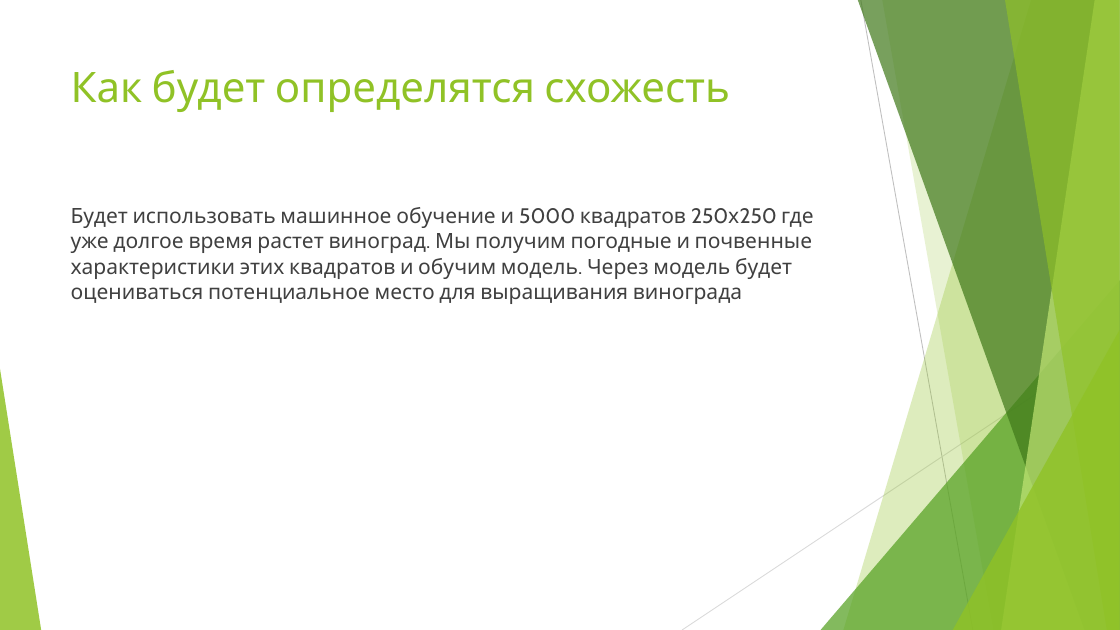
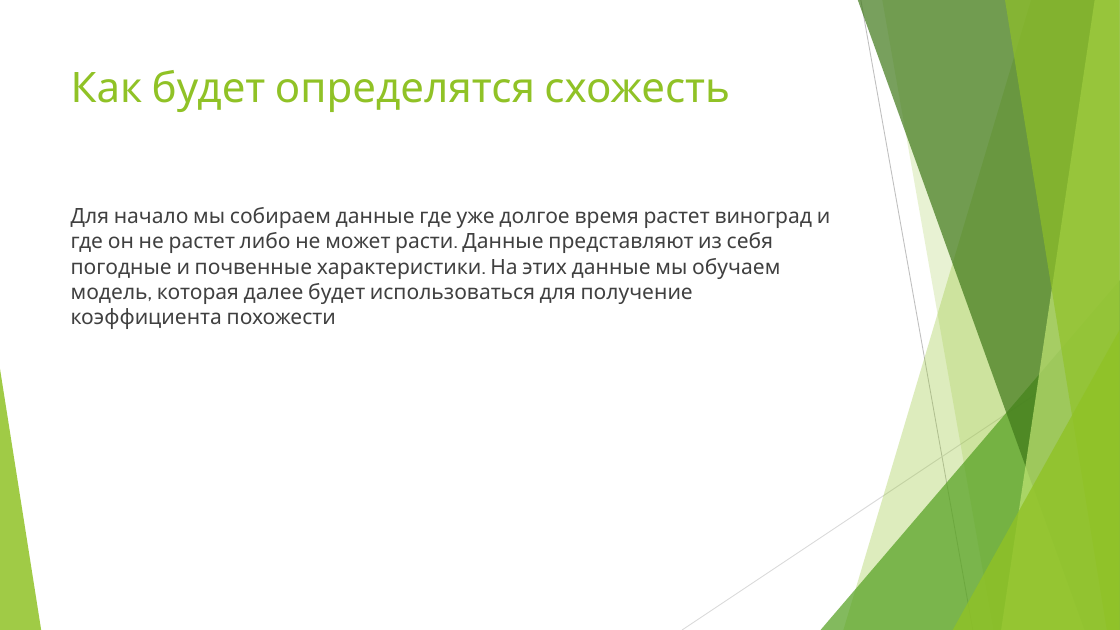
Before and after one commit to rzrka/vineyard, a slide deck: slide 5 of source/диплом.pptx (slide 6 before the commit). Drawn at 1120x630 pixels with LibreOffice and Linux fonts; fonts in the diff are those of the drawing. Boxes give left, top, right and bottom in pixels: in the first picture for what was removed or moved away, otherwise in the second. Text is boxed around its words. In the diff, an @@ line names an element or a change of style, - is before the commit and + after.

Commit message:
дописал ml, рефакторинг кода, добавил фичи после обучение ml

```diff
--- a/source/диплом.pptx
+++ b/source/диплом.pptx
@@ text at [71,207,831,329]: text changed @@
-Будет использовать машинное обучение и 5000 квадратов 250х250 где уже долгое время растет виноград. Мы получим погодные и почвенные характеристики этих квадратов и обучим модель. Через модель будет оцениваться потенциальное место для выращивания винограда
+Для начало мы собираем данные где уже долгое время растет виноград и где он не растет либо не может расти. Данные представляют из себя погодные и почвенные характеристики. На этих данные мы обучаем модель, которая далее будет использоваться для получение коэффициента похожести
```
Also in this commit, not shown: 2 other slides changed, 2 slides added, 2 slides removed, 49 other files.
